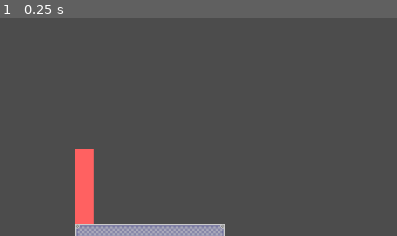
Above: before the commit, frame 1.
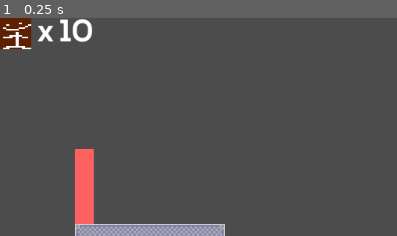
Above: after the commit, the same moment.

Repository: Airtoum/Twin-Manifold
Game: Godot game, scene res://Levels/Level A.tscn
Two runs of this game, one before a commit and one after it. Both use one fixed random seed, a clock stepped at 60 frames per second and the inputs below.
Inputs:
- Up to frame 1 (0.25 s): no input
The pictures show only the part of the screen within x 0-50%, y 0-50%; the shares and areas given below are measured in that part.

The runs differ from the first frame. In frame 1, 1.8% of the frame differs, in the area x 0-24%, y 0-15%.

Commit message:
Clone Limit
I still want a better way to represent infinite clones

Diff:
--- a/Twin Manifold/Entities/Scientist/Scientist.gd
+++ b/Twin Manifold/Entities/Scientist/Scientist.gd
@@ -23,6 +23,7 @@
 var the_clone_i_just_made = null
 var has_lived_for_1_frame = false
 var last_velocity = Vector2.ZERO
+export(int) var num_clones = -1
 
 export(PackedScene) onready var Clone
 export(NodePath) onready var graphic_path
@@ -43,6 +44,7 @@
 	add_to_group("Scientist")
 	self.visible = has_lived_for_1_frame
 	collider = get_node(collider_path)
+
 
 func do_starting_state():
 	graphic = get_node(graphic_path)
@@ -91,7 +93,7 @@
 	return input_flags & cons.INPUT_SIDE == cons.INPUT_SIDE
 
 func check_and_spawn_clone():
-	if self.input_flags & cons.INPUT_CLONE:
+	if self.input_flags & cons.INPUT_CLONE and num_clones != 0 and state_machine.current_state_name != "Dead":
 		#print("CLONING")
 		var clone = Clone.instance()
 		#print(clone)
@@ -118,6 +120,7 @@
 				"Ducking":
 					clone.input_flags = cons.INPUT_DOWN
 		self.the_clone_i_just_made = clone
+		num_clones -= 1
 
 
 func scientist_interact_add(other):
--- a/Twin Manifold/Entities/Scientist/ScientistBlue/ScientistBlue.gd
+++ b/Twin Manifold/Entities/Scientist/ScientistBlue/ScientistBlue.gd
@@ -6,9 +6,10 @@
 # var b = "text"
 
 
-# Called when the node enters the scene tree for the first time.
+#superclass ready happens first
 func _ready():
 	add_to_group("ScientistBlue")
+
 
 
 # subclass happens first before superclass
--- a/Twin Manifold/Levels/Level A.tscn
+++ b/Twin Manifold/Levels/Level A.tscn
@@ -1,8 +1,15 @@
-[gd_scene load_steps=4 format=2]
+[gd_scene load_steps=8 format=2]
 
 [ext_resource path="res://Tiles/FactoryTileset.tres" type="TileSet" id=1]
 [ext_resource path="res://Entities/Scientist/ScientistBlue/ScientistBlue.tscn" type="PackedScene" id=2]
 [ext_resource path="res://Levels/InteractiveTileMap.gd" type="Script" id=3]
+[ext_resource path="res://Assets/Nexa Bold.otf" type="DynamicFontData" id=4]
+[ext_resource path="res://Assets/Placeholder.png" type="Texture" id=5]
+[ext_resource path="res://MiscThings/UICounter.gd" type="Script" id=6]
+
+[sub_resource type="DynamicFont" id=1]
+size = 40
+font_data = ExtResource( 4 )
 
 [node name="Node2D" type="Node2D"]
 
@@ -10,8 +17,40 @@
 tile_set = ExtResource( 1 )
 cell_size = Vector2( 24, 24 )
 format = 1
-tile_data = PoolIntArray( 196641, 0, 131078, 196642, 0, 10, 262178 …(1632 unchanged characters)…
+tile_data = PoolIntArray( 65535, 0, 0, 196641, 0, 131078, 196642, 0, 10, 262178 …(1632 unchanged characters)…
 script = ExtResource( 3 )
 
 [node name="ScientistBlue" parent="." instance=ExtResource( 2 )]
 position = Vector2( 515.958, 447.093 )
+num_clones = 10
+
+[node name="UI" type="Control" parent="."]
+anchor_right = 1.0
+anchor_bottom = 1.0
+__meta__ = {
+"_edit_use_anchors_": false
+}
+
+[node name="Icon" type="TextureRect" parent="UI"]
+margin_right = 40.0
+margin_bottom = 40.0
+texture = ExtResource( 5 )
+expand = true
+__meta__ = {
+"_edit_use_anchors_": false
+}
+
+[node name="Counter" type="Label" parent="UI/Icon"]
+anchor_left = 1.0
+anchor_right = 1.0
+margin_right = 80.0
+margin_bottom = 40.0
+custom_fonts/font = SubResource( 1 )
+text = " x 10"
+script = ExtResource( 6 )
+__meta__ = {
+"_edit_use_anchors_": false
+}
+prefix = " x "
+target_path = NodePath("../../../ScientistBlue")
+property = "num_clones"
--- /dev/null
+++ b/Twin Manifold/MiscThings/UICounter.gd
@@ -0,0 +1,26 @@
+extends Label
+
+
+export(String, MULTILINE) var prefix
+
+export(NodePath) var target_path
+onready var target = get_node(target_path)
+export(String, MULTILINE) var property
+
+export(String, MULTILINE) var suffix
+
+# Called when the node enters the scene tree for the first time.
+func _ready():
+	pass # Replace with function body.
+
+
+# Called every frame. 'delta' is the elapsed time since the previous frame.
+func _process(delta):
+	if target:
+		var raw_property = target.get_indexed(property)
+		var string = ""
+		if raw_property == int(INF):
+			string = "Infinity"
+		else:
+			string = str(raw_property)
+		self.text = prefix + string + suffix
Binary file added: Twin Manifold/Assets/Nexa Bold.otf
Not shown: 2 places in Twin Manifold/Entities/Scientist/ScientistBlue/ScientistBlue.tscn that only renumber resources
